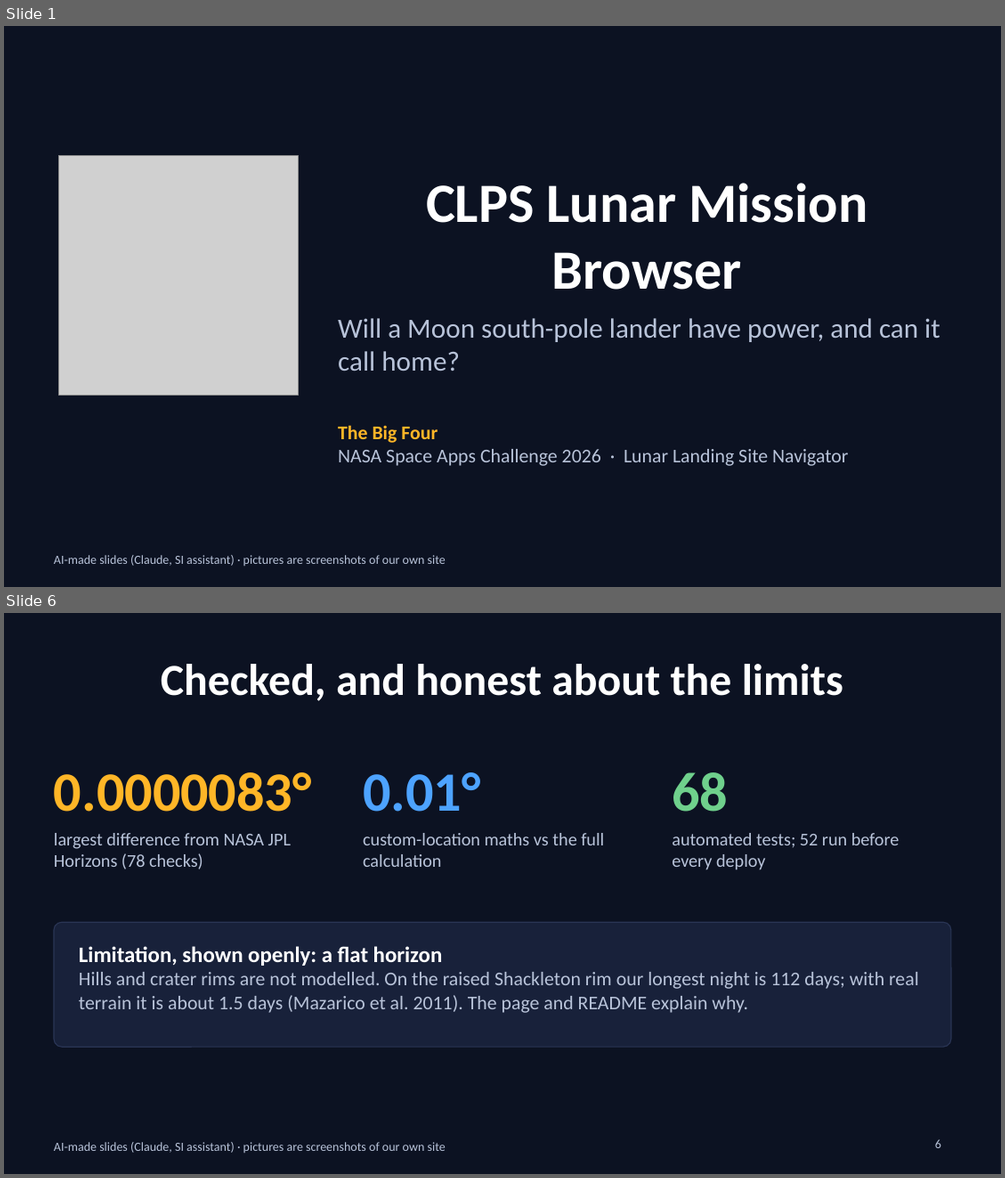
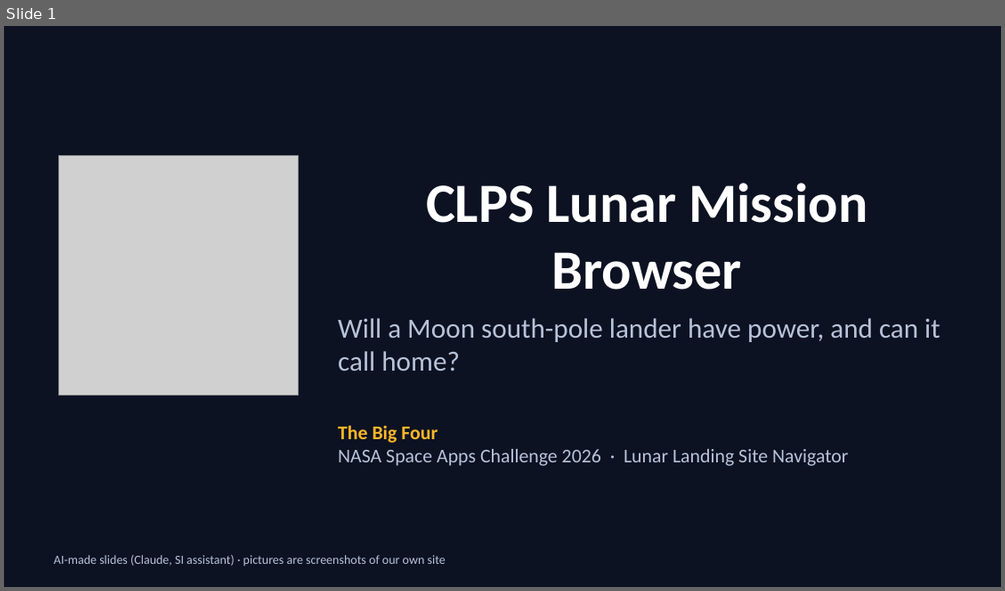
Before and after one commit to stevenjc2009-byte/clps-lunar-browser, a slide deck: docs/slides.pptx. Shown one above the other, each under a label of ours: slides 1 and 6 before the commit, slide 1 after it; the slides between them are not shown. The pictures are 1005x1178 and 1005x591 pixels, drawn with LibreOffice and Linux fonts; fonts in the diff are those of the drawing; grey boxes stand for pictures. Boxes give left, top, right and bottom in pixels: in the first picture for what was removed or moved away, otherwise in the second. Text is boxed around its words. In the diff, an @@ line names an element or a change of style, - is before the commit and + after.

```diff
--- a/docs/slides.pptx
+++ b/docs/slides.pptx
@@ slide 6 removed at [4, 613, 1001, 1174], background #0C1222; not listed: 1 template element that a slide beside it also shows @@
@@ title removed at [161, 664, 843, 701] @@
-Checked, and honest about the limits
@@ text removed at [54, 772, 312, 811] @@
-0.0000083°
@@ text removed at [363, 772, 480, 811] @@
-0.01°
@@ text removed at [672, 772, 728, 811] @@
-68
@@ text removed at [54, 833, 291, 869] @@
-largest difference from NASA JPL Horizons (78 checks)
@@ text removed at [363, 833, 604, 867] @@
-custom-location maths vs the full calculation
@@ text removed at [672, 833, 899, 870] @@
-automated tests; 52 run before every deploy
@@ rounded rectangle removed at [54, 922, 951, 1046] @@
@@ text removed at [79, 946, 919, 1013] @@
-Limitation, shown openly: a flat horizon
-Hills and crater rims are not modelled. On the raised Shackleton rim our longest night is 112 days; with real terrain it is about 1.5 days (Mazarico et al. 2011). The page and README explain why.
@@ page number removed at [935, 1139, 941, 1148] @@
-6
```
Also in this commit, not shown: 2 slides changed, 4 slides added, 3 other slides removed, 17 other files.
